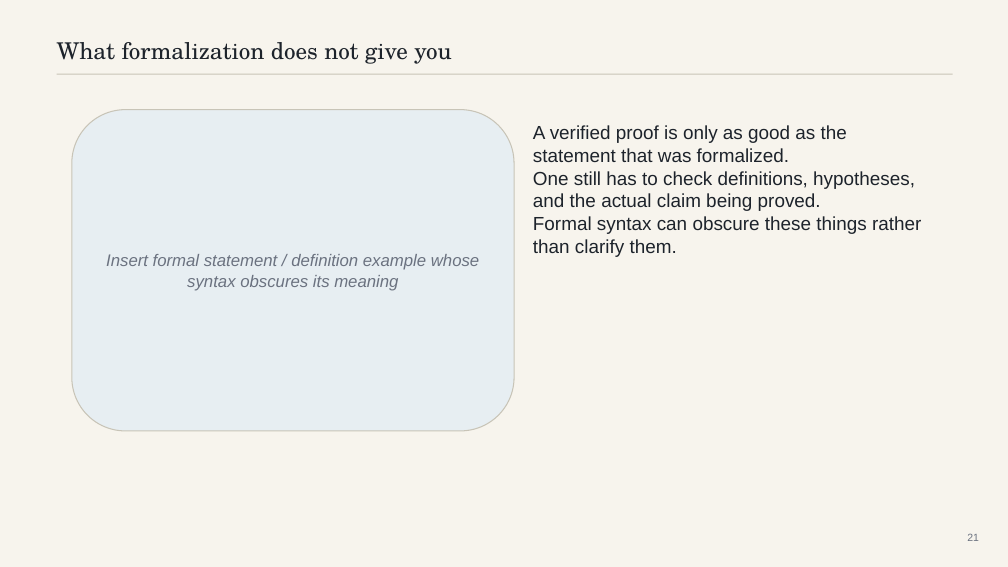
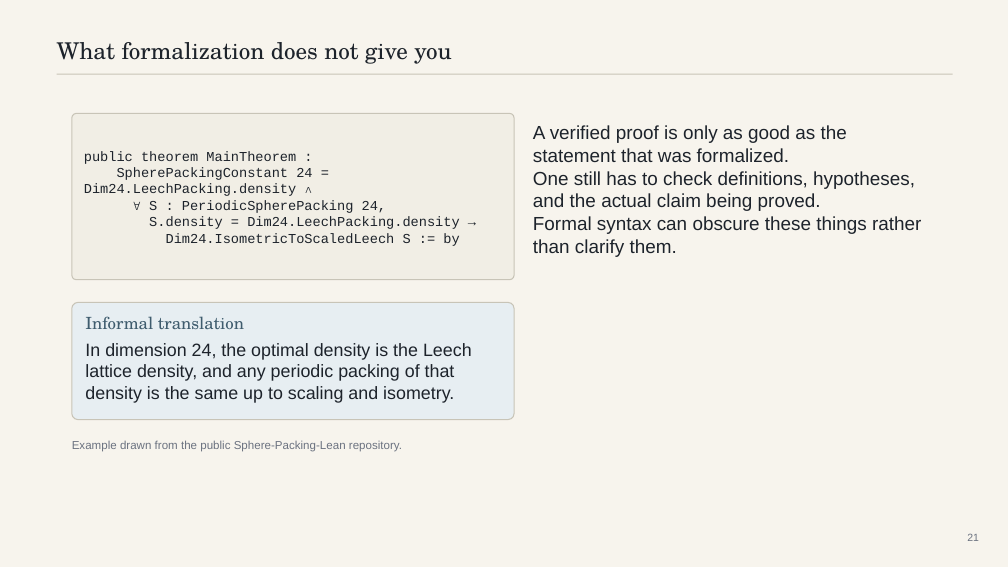
Before and after one commit to mattrobball/2026_03_09-colloquium, a slide deck: slide 21 of deck/should-you-trust-an-ai-mathematician.pptx. Drawn at 1008x567 pixels with LibreOffice and Linux fonts; fonts in the diff are those of the drawing. Boxes give left, top, right and bottom in pixels: in the first picture for what was removed or moved away, otherwise in the second. Text is boxed around its words. In the diff, an @@ line names an element or a change of style, - is before the commit and + after.

Commit message:
Add formal theorem example for slide 21

```diff
--- a/deck/should-you-trust-an-ai-mathematician.pptx
+++ b/deck/should-you-trust-an-ai-mathematician.pptx
@@ rounded rectangle resized from (x1=72, y1=110, x2=514, y2=431) to (x1=72, y1=113, x2=514, y2=280) @@
@@ rounded rectangle at (x1=72, y1=113, x2=514, y2=280): fill #E7EEF2 to #F1EEE5; proportions changed @@
@@ text at (x1=84, y1=151, x2=459, y2=246): text changed; size 16 to 13 pt; font Arial to Courier New; text colour #6B7280 to #1D232B; italic off @@
-Insert formal statement / definition example whose syntax obscures its meaning
+public theorem MainTheorem :
+SpherePackingConstant 24 = Dim24.LeechPacking.density ∧
+∀ S : PeriodicSpherePacking 24,
+S.density = Dim24.LeechPacking.density →
+Dim24.IsometricToScaledLeech S := by
@@ rounded rectangle added at (x1=72, y1=302, x2=514, y2=420), fill #E7EEF2, outline #C8C4B7 1 pt @@
@@ text added at (x1=85, y1=316, x2=244, y2=329), 16 pt, text #3F5C6E @@
+Informal translation
@@ text added at (x1=85, y1=343, x2=472, y2=403), 17 pt, text #1D232B @@
+In dimension 24, the optimal density is the Leech lattice density, and any periodic packing of that density is the same up to scaling and isometry.
@@ text added at (x1=72, y1=440, x2=402, y2=452), 11 pt, text #6B7280 @@
+Example drawn from the public Sphere-Packing-Lean repository.
```
Also in this commit, not shown: 2 other files.
